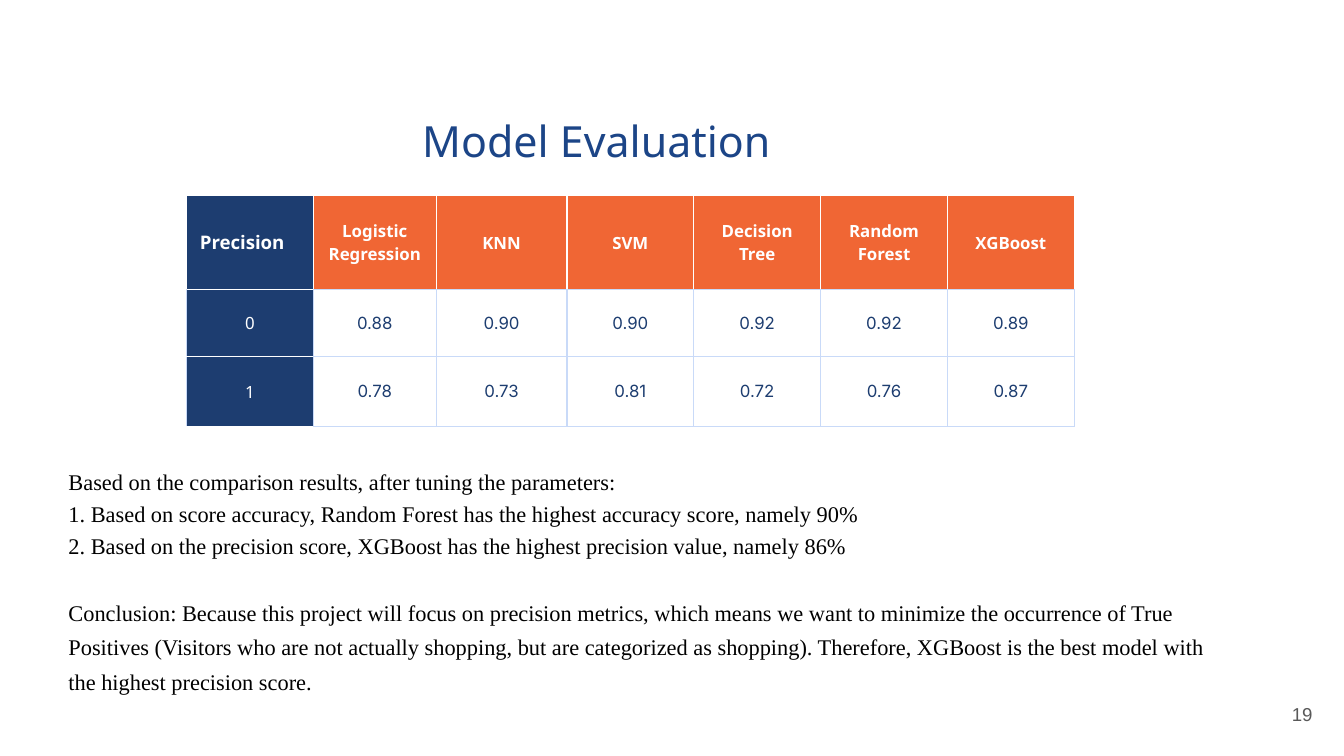
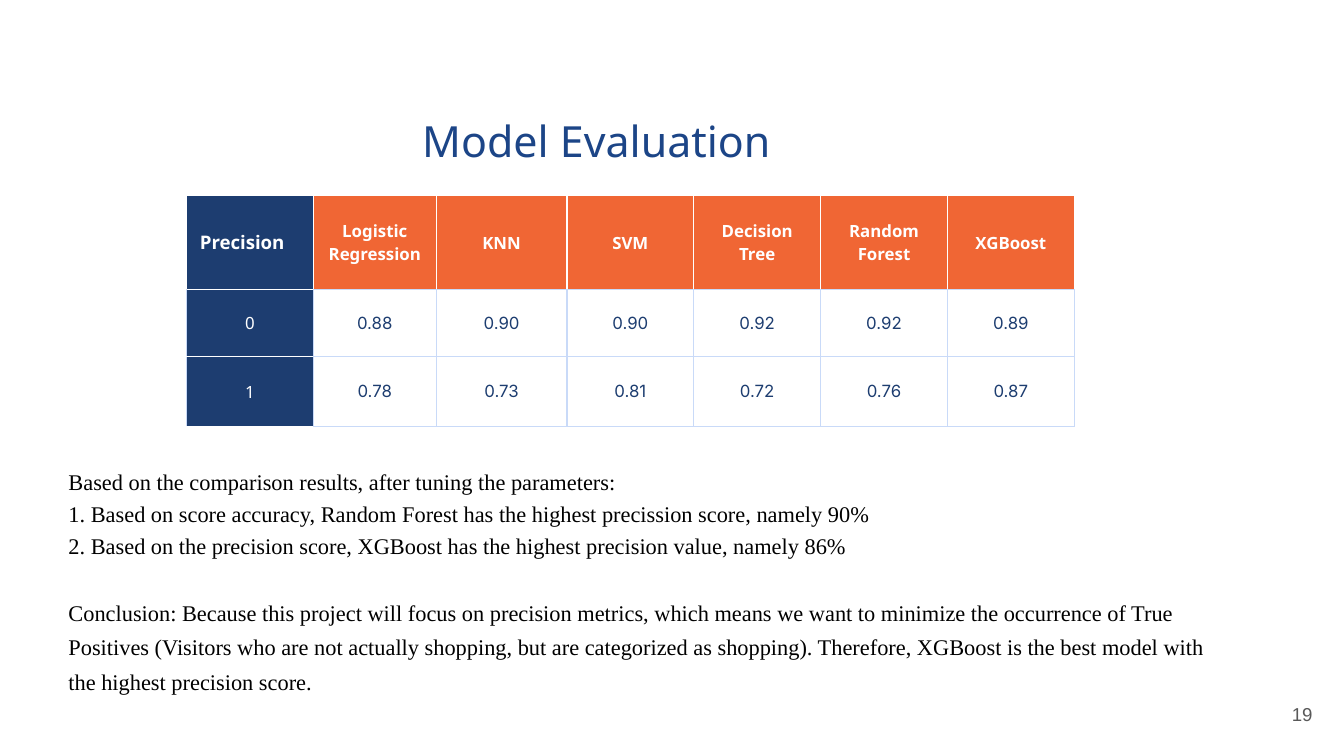
Before and after one commit to FTDS-assignment-bay/p2-final-project-p2-final-project-ftds-030-rmt-group-2, a slide deck: slide 19 of H8_Final_Project_G2_RMT30.pptx. Drawn at 1344x756 pixels with LibreOffice and Linux fonts; fonts in the diff are those of the drawing; background and template pictures are left out. Boxes give left, top, right and bottom in pixels: in the first picture for what was removed or moved away, otherwise in the second. Text is boxed around its words. In the diff, an @@ line names an element or a change of style, - is before the commit and + after.

```diff
--- a/H8_Final_Project_G2_RMT30.pptx
+++ b/H8_Final_Project_G2_RMT30.pptx
@@ text at <box>68,506,869,527</box>: text changed @@
-1. Based on score accuracy, Random Forest has the highest accuracy score, namely 90%
+1. Based on score accuracy, Random Forest has the highest precission score, namely 90%
```
